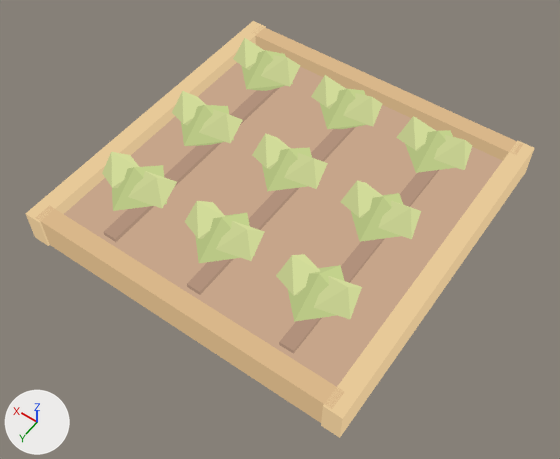
Before and after pictures for a commit that changed the glTF model art/exports/farm-ready.gltf.
The view is the same before and after, from a 50 mm camera at (-1.55, 2.26, 3.32) aimed at (-0.08, 0.2, 0.09). Arrows for +X, +Y and +Z are at lower left; the lights stay in place. The first picture is the older version. Vertices at exactly the same position are counted once.

Names of what the first picture shows: 'farm-ready'.
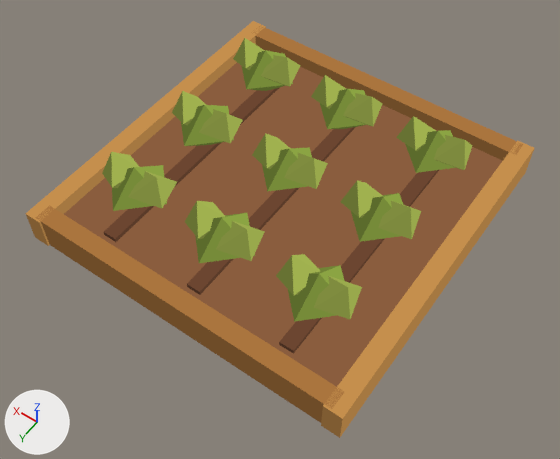
Where the change shows, as pixel boxes [x1, y1, x2, y2] in the pictures (560 x 459 px):
```json
{"part": 1, "of": "me_farm_ready", "change": "recoloured", "before": [26, 26, 534, 438], "after": [26, 26, 534, 438], "on screen": "darker"}
{"part": 2, "of": "me_farm_ready", "change": "recoloured", "before": [25, 21, 534, 419], "after": [25, 21, 534, 419]}
{"part": 3, "of": "me_farm_ready", "change": "recoloured", "before": [41, 36, 509, 423], "after": [41, 36, 509, 423]}
```

The change, as JSON lines over the scene's bpy script:
```json
{"block": "me_farm_ready", "where": "me_farm_ready.from_pydata(...)  # 226 vertices, 312 faces; spans x -0.96..0.96, y -0.97..0.97, z 0.01..0.51"}
{"block": "me_farm_ready", "where": "# used by ob_farm_ready; location = (0.0, 0.0, 0.0)"}
{"block": "me_farm_ready", "change": "me_farm_ready part 1: 187 faces centred in x -0.96..0.96, y -0.97..0.97, z 0.05..0.42 are repainted in the vertex colours; the middle colour goes from green #bec68a to dark green #677233"}
{"block": "me_farm_ready", "change": "me_farm_ready part 2: 67 faces centred in x -0.93..0.93, y -0.61..0.61, z 0.25..0.45 are repainted in the vertex colours; the middle colour goes from green #ced796 to green #99a94c"}
{"block": "me_farm_ready", "change": "me_farm_ready part 3: 58 faces centred in x -0.9..0.9, y -0.93..0.96, z 0.01..0.2 are repainted in the vertex colours; the middle colour goes from beige #a88975 to brown #593b28"}
```
